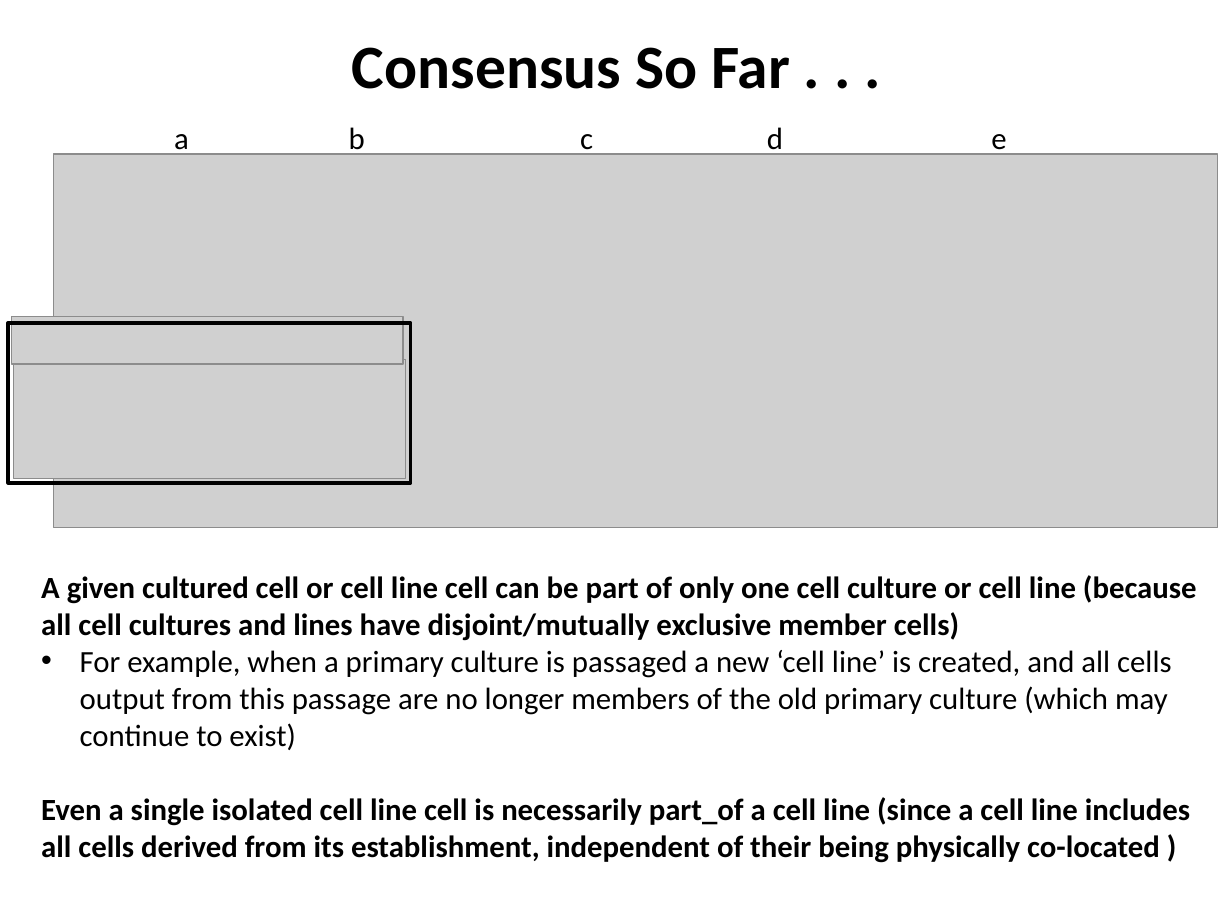
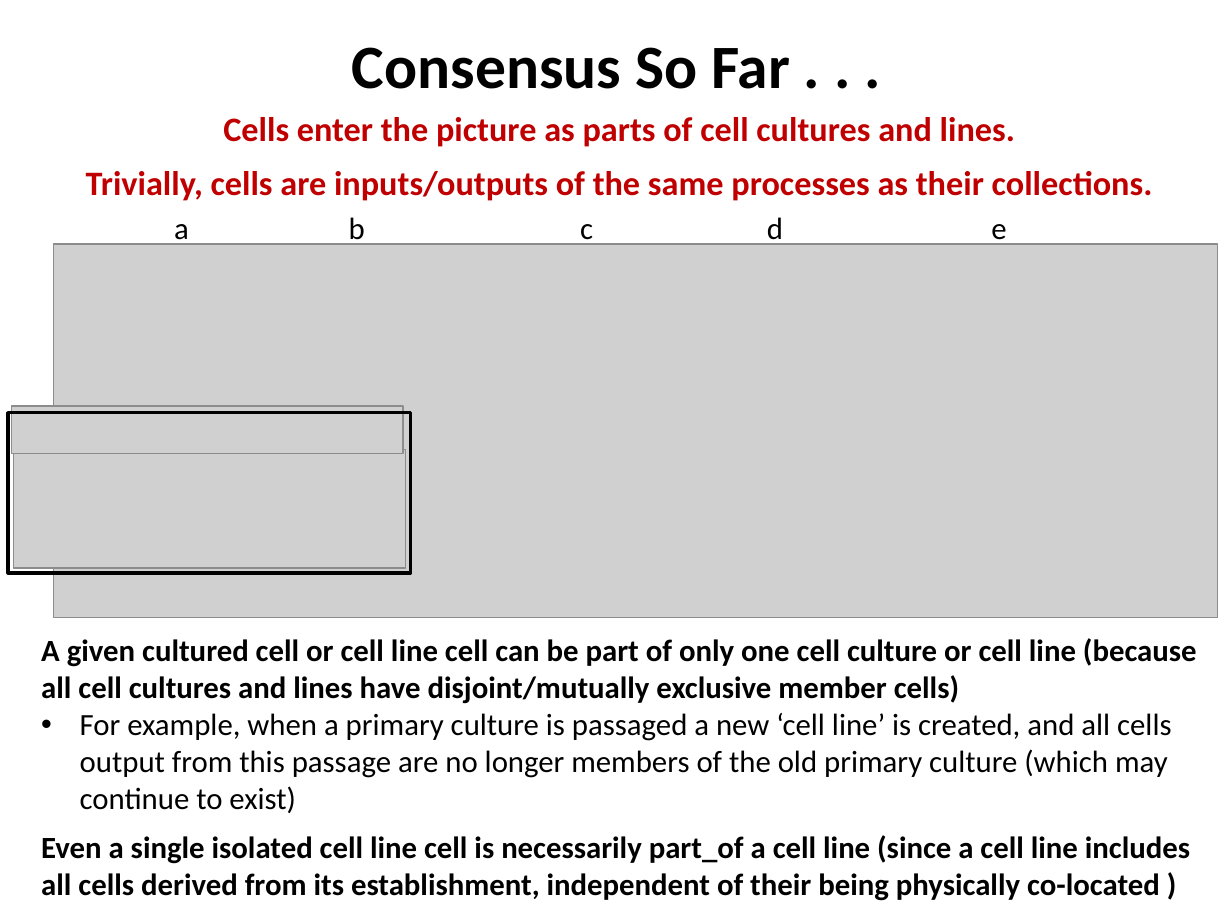
Before and after one commit to obi-ontology/obi-legacy-svn, a slide deck: slide 4 of trunk/docs/presentations/OBI-CLO-CL March 2013 Alignment/3-21-13_CLO-OBI_cell_culture_alignment.pptx. Drawn at 1232x924 pixels with LibreOffice and Linux fonts; fonts in the diff are those of the drawing; grey boxes stand for pictures. Boxes give left, top, right and bottom in pixels: in the first picture for what was removed or moved away, otherwise in the second. Text is boxed around its words. In the diff, an @@ line names an element or a change of style, - is before the commit and + after.

```diff
--- a/trunk/docs/presentations/OBI-CLO-CL March 2013 Alignment/3-21-13_CLO-OBI_cell_culture_alignment.pptx
+++ b/trunk/docs/presentations/OBI-CLO-CL March 2013 Alignment/3-21-13_CLO-OBI_cell_culture_alignment.pptx
@@ text added at [86,117,1153,201], 20 pt, text #C00000, bold @@
+Cells enter the picture as parts of cell cultures and lines.
+Trivially, cells are inputs/outputs of the same processes as their collections.
@@ 3 pictures, 1 text, 1 rectangle: place and size @@
-3 pictures, 1 text, 1 rectangle at [9,127,1217,527]
+3 pictures, 1 text, 1 rectangle at [9,217,1217,617]
@@ text "A given cultured cell or ..." rewrapped from [41,575,1197,863] to [41,638,1197,901] @@
```
Also in this commit, not shown: 4 other slides changed, 5 slides added.
